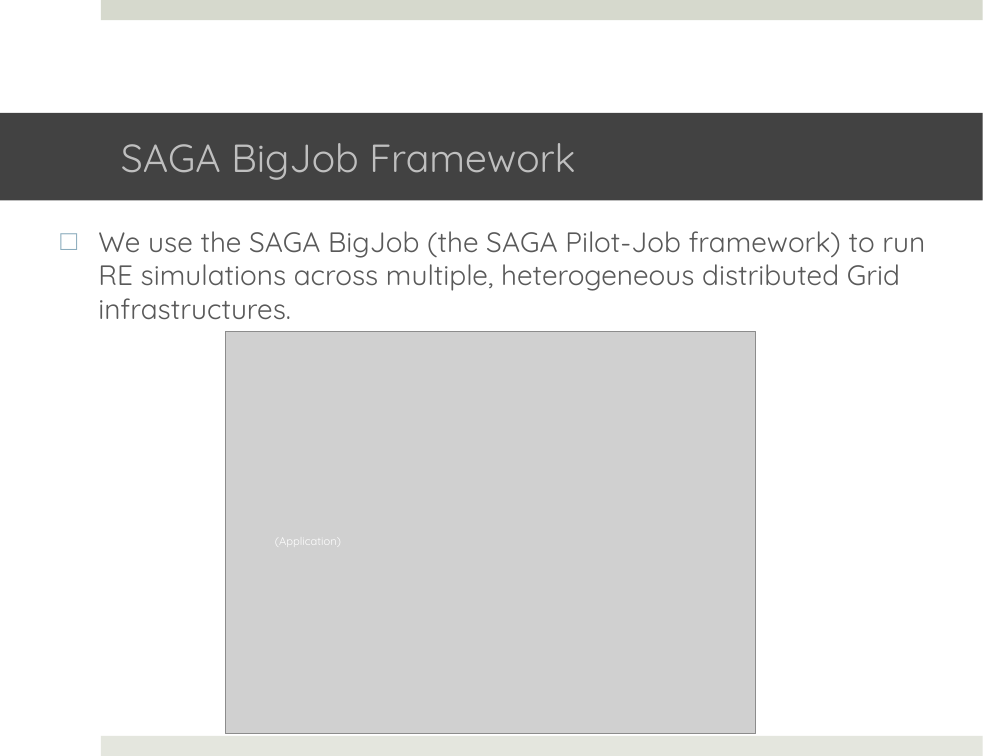
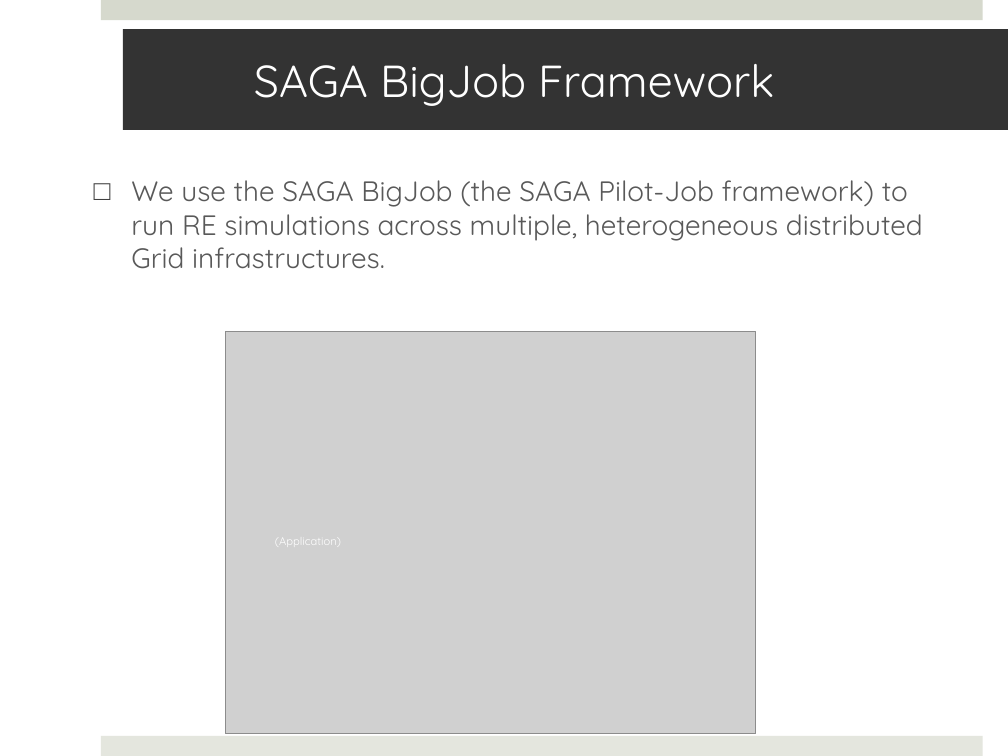
Before and after one commit to saga-project/saga-cpp-legacy-projects, a slide deck: slide 13 of papers/async-re/data/RE.pptx. Drawn at 1008x756 pixels with LibreOffice and Linux fonts; fonts in the diff are those of the drawing; grey boxes stand for pictures; background and template pictures are left out. Boxes give left, top, right and bottom in pixels: in the first picture for what was removed or moved away, otherwise in the second. Text is boxed around its words. In the diff, an @@ line names an element or a change of style, - is before the commit and + after.

```diff
--- a/papers/async-re/data/RE.pptx
+++ b/papers/async-re/data/RE.pptx
@@ title "SAGA BigJob Framework": place and size @@
-title "SAGA BigJob Framework" at box(0, 113, 983, 201)
+title "SAGA BigJob Framework" at box(123, 29, 1008, 130)
@@ title "SAGA BigJob Framework" at box(123, 29, 1008, 130): size 28 to 32 pt, text colour #BFBFBF to #FFFFFF; fill #424242 to #333333 @@
@@ text "We use the SAGA BigJob ...": place and size @@
-text "We use the SAGA BigJob ..." at box(98, 231, 925, 320)
+text "We use the SAGA BigJob ..." at box(131, 180, 923, 269)
@@ text "We use the SAGA BigJob ..." at box(131, 180, 923, 269): bullet colour #8BACBD to #404040 @@
```
Also in this commit, not shown: 21 other slides changed.
